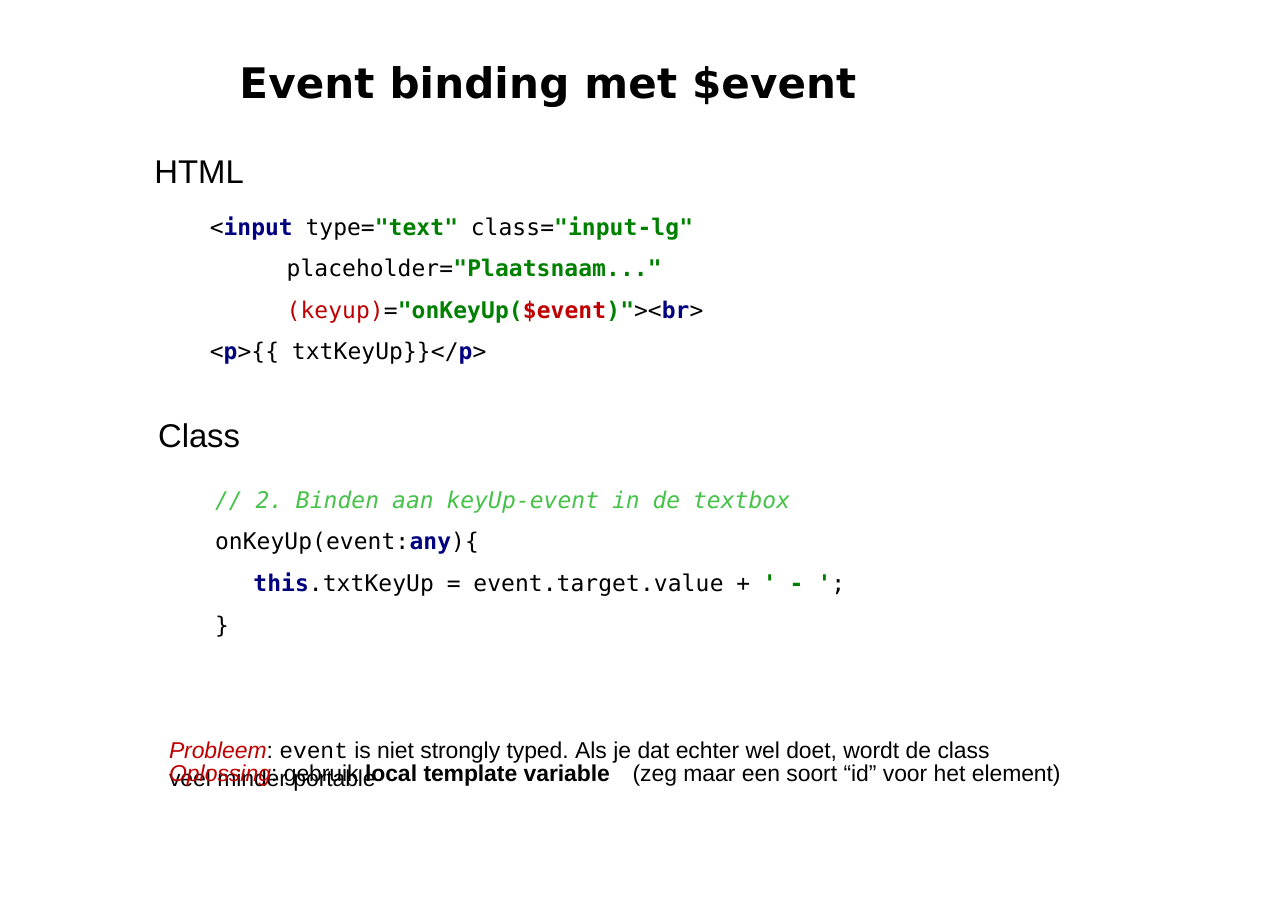
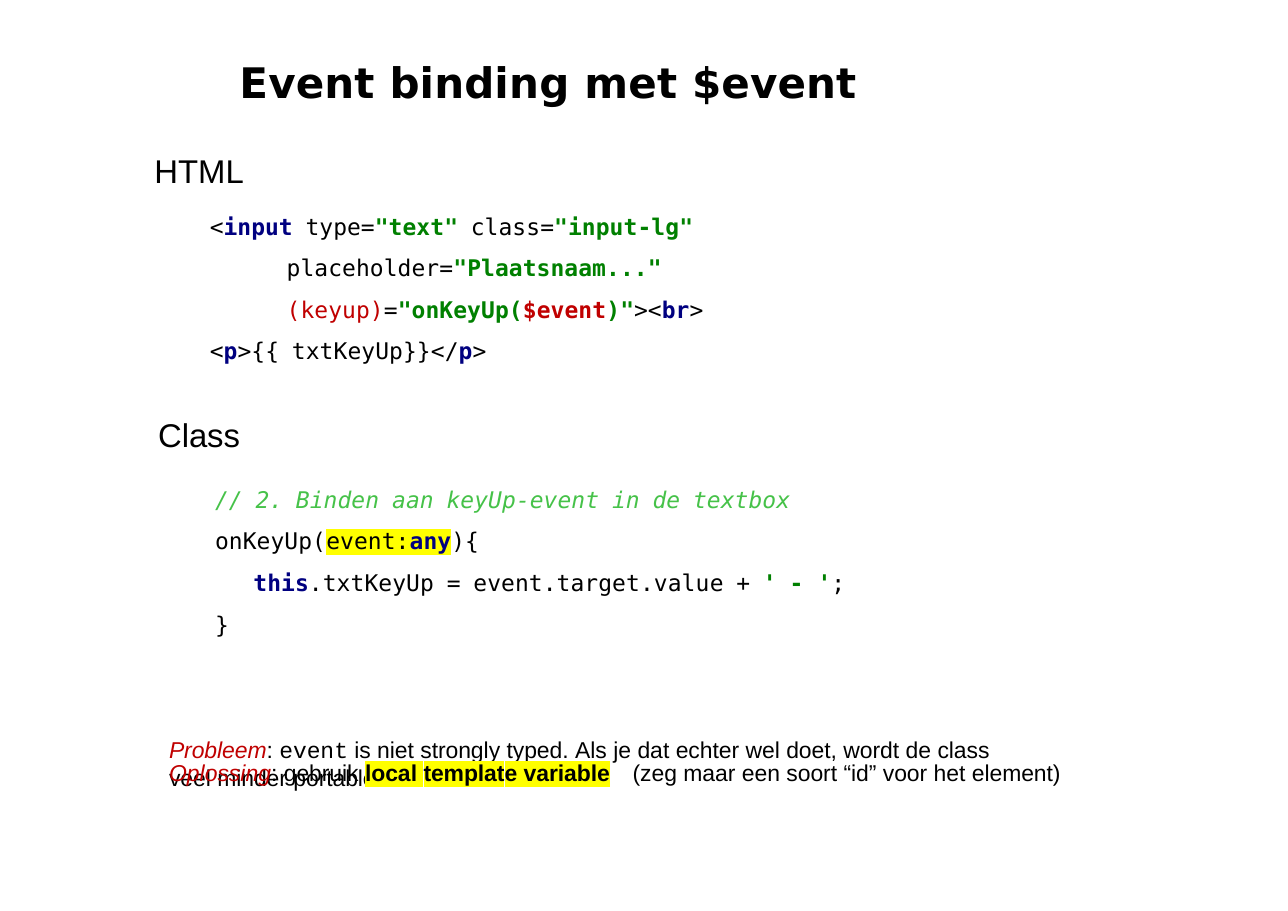
Before and after one commit to petereijgermans11/workshop-angular7, a slide deck: slide 21 of PPT/02- Angular Databinding.pptx. Drawn at 1288x911 pixels with LibreOffice and Linux fonts; fonts in the diff are those of the drawing. Boxes give left, top, right and bottom in pixels: in the first picture for what was removed or moved away, otherwise in the second. Text is boxed around its words. In the diff, an @@ line names an element or a change of style, - is before the commit and + after.

```diff
--- a/PPT/02- Angular Databinding.pptx
+++ b/PPT/02- Angular Databinding.pptx
@@ text at [215,531,479,556]: highlight none to #FFFF00 in "onKeyUp(event:any){" @@
@@ text "Oplossing: gebruik local template variable" at [169,763,610,787]: highlight none to #FFFF00 in "local template variable" @@
```
Also in this commit, not shown: 8 other slides changed, 1 other file.
